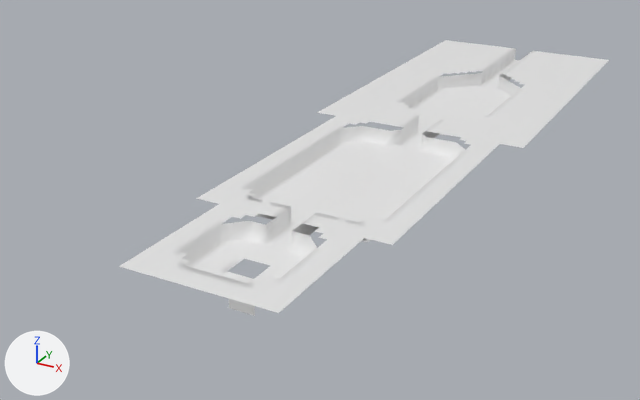
Renders of the OBJ model Ods217/Assets/Level_Data/lvl_PirateShip/Meshes/lvl2_PirateBoss.obj from each side of a commit.
Both versions are drawn from a 50 mm camera at (42.5, -145.9, 40.0) aimed at (-7.9, -54.1, -5.9). Arrows for +X, +Y and +Z are at lower left; the lights stay in place. Where no turn or scale is listed for an object, it has been applied to the vertices. Vertices at the same position are counted once.
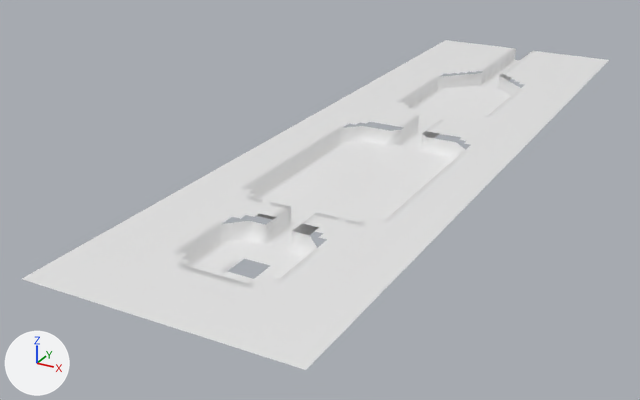
Location of each change, (x1, y1, x2, y2) in pixels of the pictures (640 x 400 px):
'Default', reshaped (20% wider, 19% taller): before (119, 40, 609, 316); after (22, 40, 609, 370)
part 1 of me_default, added: after (22, 113, 523, 370)

Edits to the bpy script that builds the scene:
```text
Change me_default:
    used by ob_default; location = (0.0, 0.0, 0.0)
    remove me_default.from_pydata(...)  # 2263 vertices, 3950 faces; spans x -14.0..15.0, y -92.0..4.0, z -4.0..2.0
    add me_default.from_pydata(...)  # 2827 vertices, 5066 faces; spans x -14.0..15.0, y -98.0..4.0, z -4.0..2.0
    me_default part 1: 564 vertices added at x -14.0..15.0, y -98.0..-45.0, z 2.0
```
